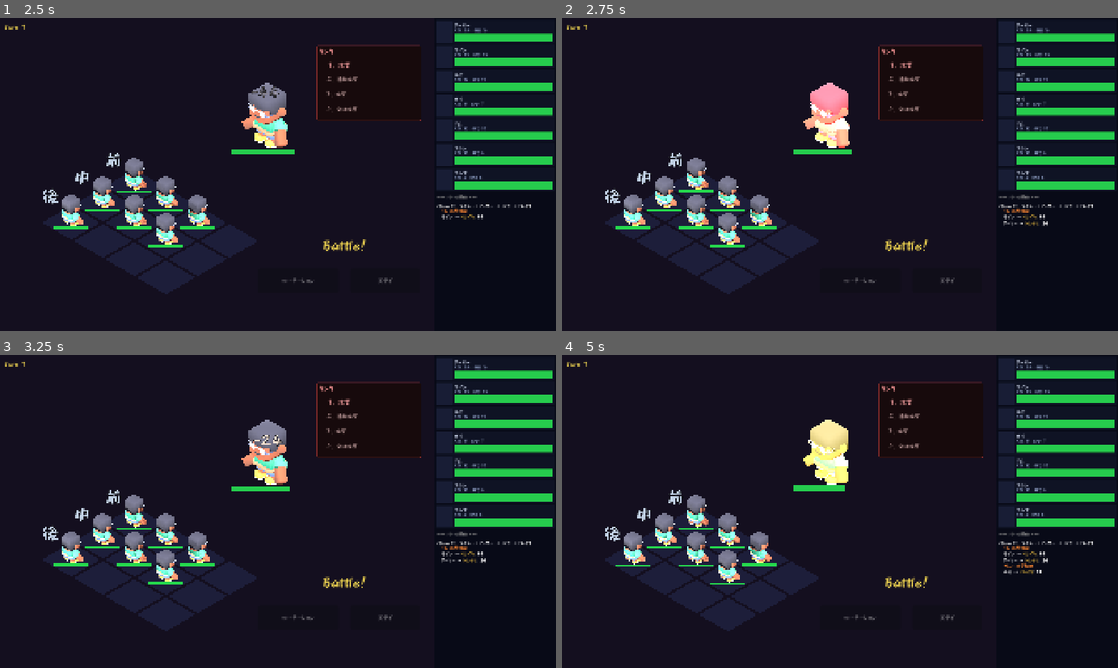
Above: before the commit, frames 1-4 (two rows, left to right).
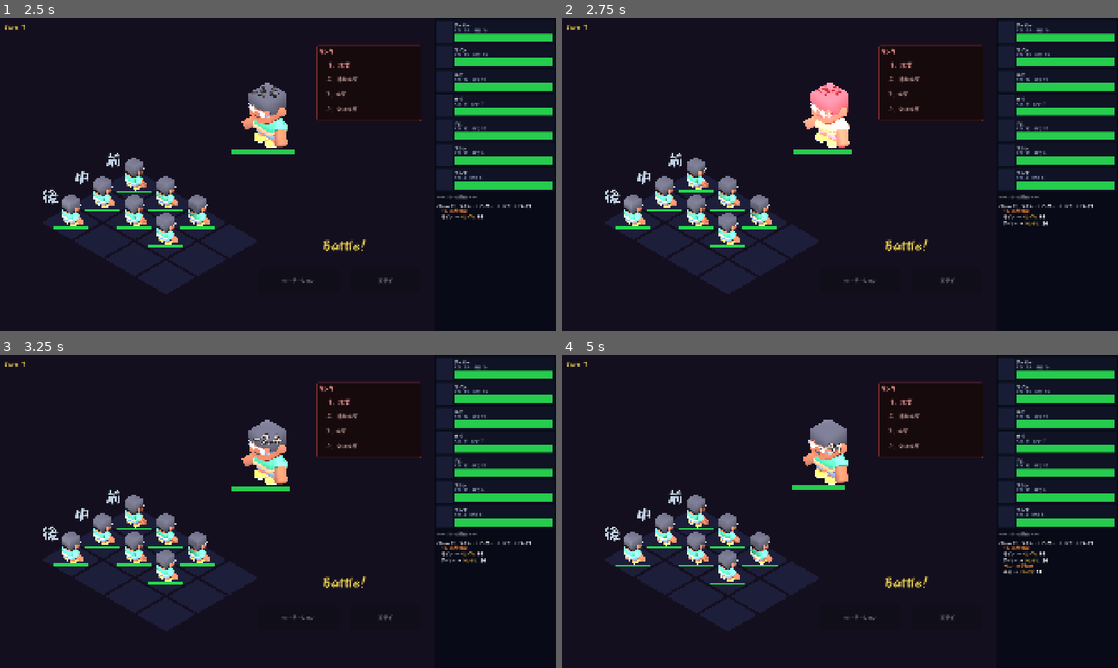
Above: after the commit, the same moments.

Repository: tamagoyaki42dev/tamagoyaki-game
Game: Godot game, scene res://scenes/formation.tscn
The game is run twice, just before and just after one commit, with the same random seed, the same clock (stepped at 60 frames per second) and the same inputs.
Inputs (mouse positions are in pixels of both pictures, inside the frame that each line leads up to):
- Up to frame 1 (2.5 s): click "遠征開始" at 0.5 s; tap Enter at 1.25 s; move the mouse to (400, 158) at 1.27 s; hold Shift 1.28-2 s; click (400, 158) at 1.42 s; drag from (166, 190) to (250, 237) at 2.02 s
- Up to frame 2 (2.75 s): no input
- Up to frame 3 (3.25 s): move the mouse to (333, 442) at 2.77 s; tap Ctrl at 2.85 s; click (333, 442) at 2.92 s
- Up to frame 4 (5 s): drag from (812, 574) to (673, 464) at 3.52 s; move the mouse to (1006, 558) at 4.27 s; tap Alt at 4.35 s; click (1006, 558) at 4.42 s

Frame 1 is identical in both runs. In frame 2, less than 0.1% of the frame differs, in the area x 23-52%, y 21-55%; in frame 3, less than 0.1%; in frame 4, 1.3%, in the area x 9-52%, y 20-88%.

Commit message:
ローテーション演出3段階実装＋行動フェーズ完全シグナル化：着地スカッシュ・青白フラッシュ・前列ゴールドフラッシュ追加、CHARGEフリーズと全体攻撃の補助重複も修正
Co-Authored-By: Claude Sonnet 4.6 <noreply@anthropic.com>

Diff:
--- a/scripts/battle/battle_manager.gd
+++ b/scripts/battle/battle_manager.gd
@@ -17,10 +17,10 @@
 signal row_heal_anim_done               # シーンがキュー処理完了時に emit → manager が await
 signal rotate_anim_done                 # シーンがローテーションアニメ完了時に emit → manager が await
 signal self_heal_anim_done              # シーンが自己回復アニメ完了時に emit → manager が await
+signal unit_action_anim_done            # シーンがユニット行動アニメ完了時に emit → manager が await
 signal phase_started(phase: StringName)
 
 const TURN_LIMIT    = 100
-const ACTION_DELAY    : float = 1.0   # アクション後の待機
 const SUPPORT_DELAY   : float = 1.0   # 補助演出→攻撃の間隔
 
 var player_grid: RotationGrid
@@ -28,6 +28,7 @@
 var turn_number: int = 0
 var is_over: bool = false
 var _unpetrified_this_turn: Array = []
+var _unit_acted_this_action: bool = false  # CHARGE等で unit_acted が出ない場合の検出用
 
 func start_battle(player_data: Array, enemy_data: Array) -> void:
 	turn_number = 0
@@ -87,16 +88,24 @@
 		if attacker.is_petrified:
 			continue
 		already_acted.append(attacker)
+		_unit_acted_this_action = false
 		await _do_unit_action(attacker)
-		await get_tree().create_timer(ACTION_DELAY).timeout
+		if _unit_acted_this_action:
+			await unit_action_anim_done
+		else:
+			unit_action_anim_done.emit()  # CHARGE等・視覚なし → 即アンロック
 		if is_over:
 			return
 		# 石化解除されたユニットが既にターンをスキップ済みなら即行動
 		for u: BattleUnit in _unpetrified_this_turn.duplicate():
 			if u.is_alive and not (u in already_acted):
 				already_acted.append(u)
+				_unit_acted_this_action = false
 				await _do_unit_action(u)
-				await get_tree().create_timer(ACTION_DELAY).timeout
+				if _unit_acted_this_action:
+					await unit_action_anim_done
+				else:
+					unit_action_anim_done.emit()
 				if is_over:
 					return
 		_unpetrified_this_turn.clear()
@@ -182,9 +191,23 @@
 					await _do_single_hit(attacker, target, atk, i == 0, false, false, false)
 
 		EnemyData.ActionType.ROW:
-			for target in player_grid.get_front_row().duplicate():
+			var row_targets: Array = player_grid.get_front_row().duplicate()
+			# 全対象の防御補助を同時に発動してから攻撃（overlap 防止）
+			var row_def_supports: Dictionary = {}
+			var row_had_support := false
+			for t: BattleUnit in row_targets:
+				var mid := player_grid.get_unused_def_supporter_at_col(t.col)
+				if mid:
+					defense_support_used.emit(mid, t)
+					row_def_supports[t] = mid.def_bonus
+					mid.def_support_used = true
+					row_had_support = true
+			if row_had_support:
+				await get_tree().create_timer(SUPPORT_DELAY).timeout
+			for target: BattleUnit in row_targets:
 				if is_over: break
-				await _do_single_hit(attacker, target, eff_atk, true, false, false, false)
+				await _do_single_hit(attacker, target, eff_atk, true, false, false, false,
+					int(row_def_supports.get(target, 0)))
 
 		EnemyData.ActionType.STONE:
 			var target := _pick_target(attacker)
@@ -215,9 +238,10 @@
 		attacker.charge_excess = 0
 
 # 1回のヒット処理（クリティカル・チャージ・石化・前列空き・防御補助・HP吸収）
+# pre_applied_def_support >= 0 の場合は内部の補助検出をスキップし指定値を使う（ROW一括処理用）
 func _do_single_hit(attacker: BattleUnit, target: BattleUnit, base_atk: int,
 					is_first: bool, apply_stone: bool, apply_absorb: bool,
-					had_charge: bool) -> void:
+					had_charge: bool, pre_applied_def_support: int = -1) -> void:
 	if is_over or not target.is_alive:
 		return
 
@@ -236,8 +260,11 @@
 			raw *= 2
 
 	# 防御補助（最初のヒットのみ）→ 演出後に攻撃
+	# pre_applied_def_support >= 0 なら ROW 側が事前処理済み → 内部検出をスキップ
 	var def_support := 0
-	if is_first and attacker.side == BattleUnit.Side.ENEMY and target.side == BattleUnit.Side.PLAYER:
+	if pre_applied_def_support >= 0:
+		def_support = pre_applied_def_support
+	elif is_first and attacker.side == BattleUnit.Side.ENEMY and target.side == BattleUnit.Side.PLAYER:
 		var mid := player_grid.get_unused_def_supporter_at_col(target.col)
 		if mid:
 			defense_support_used.emit(mid, target)
@@ -262,6 +289,7 @@
 		target.charge_excess = 0
 
 	target.hp = max(0, target.hp - actual)
+	_unit_acted_this_action = true
 	unit_acted.emit(attacker, target, actual, is_crit)
 
 	# HP吸収（実ダメージの50%を回復）
--- a/scripts/battle/battle_scene.gd
+++ b/scripts/battle/battle_scene.gd
@@ -92,6 +92,24 @@
 # ローテーション
 @export var rotate_duration: float      = 0.55   # s
 @export var rotate_show_duration: float = 0.35   # s アニメ完了後の見せ時間
+
+# 着地スカッシュ
+@export var landing_squash_y: float        = 0.65  # 潰れ時のY軸スケール
+@export var landing_squash_xz: float       = 1.2   # 潰れ時のXZ軸スケール
+@export var landing_squash_in_time: float  = 0.06  # s 潰れる時間
+@export var landing_squash_out_time: float = 0.18  # s 戻る時間
+
+# 到着フラッシュ
+@export var arrive_flash_color: Color      = Color(0.7, 0.85, 1.0)  # 青白い光
+@export var arrive_flash_duration: float   = 0.4   # s
+
+# 完了時列フラッシュ（前列のみ）
+@export var front_row_flash_color: Color   = Color(1.0, 0.85, 0.3)  # ゴールド
+@export var front_row_flash_duration: float = 0.45  # s
+@export var front_row_flash_delay: float   = 0.15   # s 到着フラッシュからのずらし
+
+# ユニット行動
+@export var unit_action_show_duration: float = 0.6  # s アニメ完了後の見せ時間
 
 # 自己回復
 @export var self_heal_show_duration: float = 1.0  # s フラッシュ・数字の見せ時間
@@ -161,6 +179,7 @@
 var _row_heal_queue: Array = []          # 待機中の列回復バッチ
 var _row_heal_animating: bool = false    # _process_row_heal_queue が動いているか
 var _shake_active: bool = false          # カメラシェイク二重起動防止
+var _unit_action_anim_pending: bool = false  # 多段ヒット時の二重 emit 防止
 
 func _ready() -> void:
 	_flash_shader = Shader.new()
@@ -538,6 +557,7 @@
 	var dir: Vector3 = Vector3(1, 0, 0) if attacker.side == BattleUnit.Side.PLAYER \
 		else Vector3(-1, 0, 0)
 
+	var atk_tween: Tween = null
 	# 攻撃：予備動作→前進→戻り
 	if ch_a:
 		var origin := ch_a.position
@@ -548,7 +568,9 @@
 			atk_lunge_time).set_ease(Tween.EASE_OUT)
 		tw.tween_property(ch_a, "position", origin,
 			atk_return_time).set_ease(Tween.EASE_IN)
-
+		atk_tween = tw
+
+	var hit_tween: Tween = null
 	# 被弾：ダメージ数字 + flash + 揺れ + ノックバック
 	if ch_t:
 		var dmg_text := "-%d" % dmg if dmg > 0 else "0"
@@ -569,6 +591,20 @@
 			t_origin + kb_dir * hit_knockback_dist + shake,
 			hit_flash_duration).set_ease(Tween.EASE_OUT)
 		tw_t.tween_property(ch_t, "position", t_origin, 0.12).set_ease(Tween.EASE_IN)
+		hit_tween = tw_t
+
+	# 多段ヒット時は最初のコルーチンだけが emit を担当する
+	if _unit_action_anim_pending:
+		return
+	_unit_action_anim_pending = true
+
+	if atk_tween:
+		await atk_tween.finished
+	elif hit_tween:
+		await hit_tween.finished
+	await get_tree().create_timer(unit_action_show_duration).timeout
+	_unit_action_anim_pending = false
+	_manager.unit_action_anim_done.emit()
 
 func _on_unit_died(unit: BattleUnit) -> void:
 	var ch: Node3D = _unit_nodes.get(unit) as Node3D
@@ -611,6 +647,29 @@
 	for entry: Dictionary in moves:
 		tw.tween_property(entry["ch"], "position", entry["to"], rotate_duration)
 	await tw.finished
+	# 到着フラッシュ（スカッシュと同時に発火）
+	for entry: Dictionary in moves:
+		_do_flash(entry["ch"], arrive_flash_color, arrive_flash_duration)
+	# 着地スカッシュ
+	var sq_in := create_tween().set_parallel(true)
+	for entry: Dictionary in moves:
+		sq_in.tween_property(entry["ch"], "scale",
+			Vector3(landing_squash_xz, landing_squash_y, landing_squash_xz),
+			landing_squash_in_time).set_ease(Tween.EASE_OUT)
+	await sq_in.finished
+	var sq_out := create_tween().set_parallel(true)
+	for entry: Dictionary in moves:
+		sq_out.tween_property(entry["ch"], "scale", player_char_scale,
+			landing_squash_out_time).set_ease(Tween.EASE_OUT)
+	await sq_out.finished
+	# 完了時列フラッシュ（前列のみ・到着フラッシュより一拍遅れ）
+	await get_tree().create_timer(front_row_flash_delay).timeout
+	for unit: BattleUnit in _unit_nodes.keys():
+		if unit.side != BattleUnit.Side.PLAYER or unit.row != 0:
+			continue
+		var ch: Node3D = _unit_nodes[unit] as Node3D
+		if ch:
+			_do_flash(ch, front_row_flash_color, front_row_flash_duration)
 	await get_tree().create_timer(rotate_show_duration).timeout
 	_manager.rotate_anim_done.emit()
 
--- /dev/null
+++ b/tests/test_battle_scene_arrive_flash.gd
@@ -0,0 +1,16 @@
+extends GutTest
+
+# BattleScene をシーンツリーに追加せず .new() のみ呼び出す
+# → _ready() は実行されないため @export デフォルト値のみを検証する
+
+func test_arrive_flash_color_default() -> void:
+	var scene := BattleScene.new()
+	assert_eq(scene.arrive_flash_color, Color(0.7, 0.85, 1.0),
+		"arrive_flash_color のデフォルト値が Color(0.7, 0.85, 1.0) である")
+	scene.free()
+
+func test_arrive_flash_duration_default() -> void:
+	var scene := BattleScene.new()
+	assert_almost_eq(scene.arrive_flash_duration, 0.4, 0.001,
+		"arrive_flash_duration のデフォルト値が 0.4 である")
+	scene.free()
--- /dev/null
+++ b/tests/test_battle_scene_front_row_flash.gd
@@ -0,0 +1,22 @@
+extends GutTest
+
+# BattleScene をシーンツリーに追加せず .new() のみ呼び出す
+# → _ready() は実行されないため @export デフォルト値のみを検証する
+
+func test_front_row_flash_color_default() -> void:
+	var scene := BattleScene.new()
+	assert_eq(scene.front_row_flash_color, Color(1.0, 0.85, 0.3),
+		"front_row_flash_color のデフォルト値が Color(1.0, 0.85, 0.3) である")
+	scene.free()
+
+func test_front_row_flash_duration_default() -> void:
+	var scene := BattleScene.new()
+	assert_almost_eq(scene.front_row_flash_duration, 0.45, 0.001,
+		"front_row_flash_duration のデフォルト値が 0.45 である")
+	scene.free()
+
+func test_front_row_flash_delay_default() -> void:
+	var scene := BattleScene.new()
+	assert_almost_eq(scene.front_row_flash_delay, 0.15, 0.001,
+		"front_row_flash_delay のデフォルト値が 0.15 である")
+	scene.free()
--- /dev/null
+++ b/tests/test_battle_scene_landing_squash.gd
@@ -0,0 +1,28 @@
+extends GutTest
+
+# BattleScene をシーンツリーに追加せず .new() のみ呼び出す
+# → _ready() は実行されないため @export デフォルト値のみを検証する
+
+func test_landing_squash_y_default() -> void:
+	var scene := BattleScene.new()
+	assert_almost_eq(scene.landing_squash_y, 0.65, 0.001,
+		"landing_squash_y のデフォルト値が 0.65 である")
+	scene.free()
+
+func test_landing_squash_xz_default() -> void:
+	var scene := BattleScene.new()
+	assert_almost_eq(scene.landing_squash_xz, 1.2, 0.001,
+		"landing_squash_xz のデフォルト値が 1.2 である")
+	scene.free()
+
+func test_landing_squash_in_time_default() -> void:
+	var scene := BattleScene.new()
+	assert_almost_eq(scene.landing_squash_in_time, 0.06, 0.001,
+		"landing_squash_in_time のデフォルト値が 0.06 である")
+	scene.free()
+
+func test_landing_squash_out_time_default() -> void:
+	var scene := BattleScene.new()
+	assert_almost_eq(scene.landing_squash_out_time, 0.18, 0.001,
+		"landing_squash_out_time のデフォルト値が 0.18 である")
+	scene.free()
--- /dev/null
+++ b/tests/test_battle_scene_unit_action_anim.gd
@@ -0,0 +1,10 @@
+extends GutTest
+
+# BattleScene をシーンツリーに追加せず .new() のみ呼び出す
+# → _ready() は実行されないため @export デフォルト値のみを検証する
+
+func test_unit_action_show_duration_default() -> void:
+	var scene := BattleScene.new()
+	assert_almost_eq(scene.unit_action_show_duration, 0.6, 0.001,
+		"unit_action_show_duration のデフォルト値が 0.6 である")
+	scene.free()
Not shown, added: tests/test_battle_scene_arrive_flash.gd.uid
Not shown, added: tests/test_battle_scene_front_row_flash.gd.uid
Not shown, added: tests/test_battle_scene_landing_squash.gd.uid
Not shown, added: tests/test_battle_scene_unit_action_anim.gd.uid
Not shown, changed: CLAUDE.md
Not shown, changed: devlog/2026-06-20.md
Not shown, changed: devlog/2026-06-21.md
Not shown, changed: docs/backlog.md
Not shown, changed: docs/visual_spec.md
